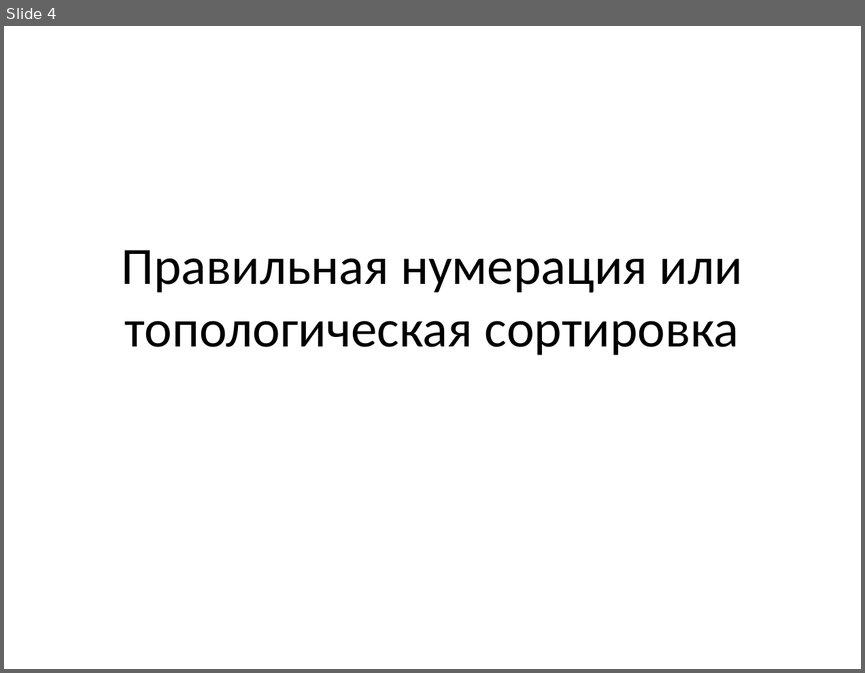
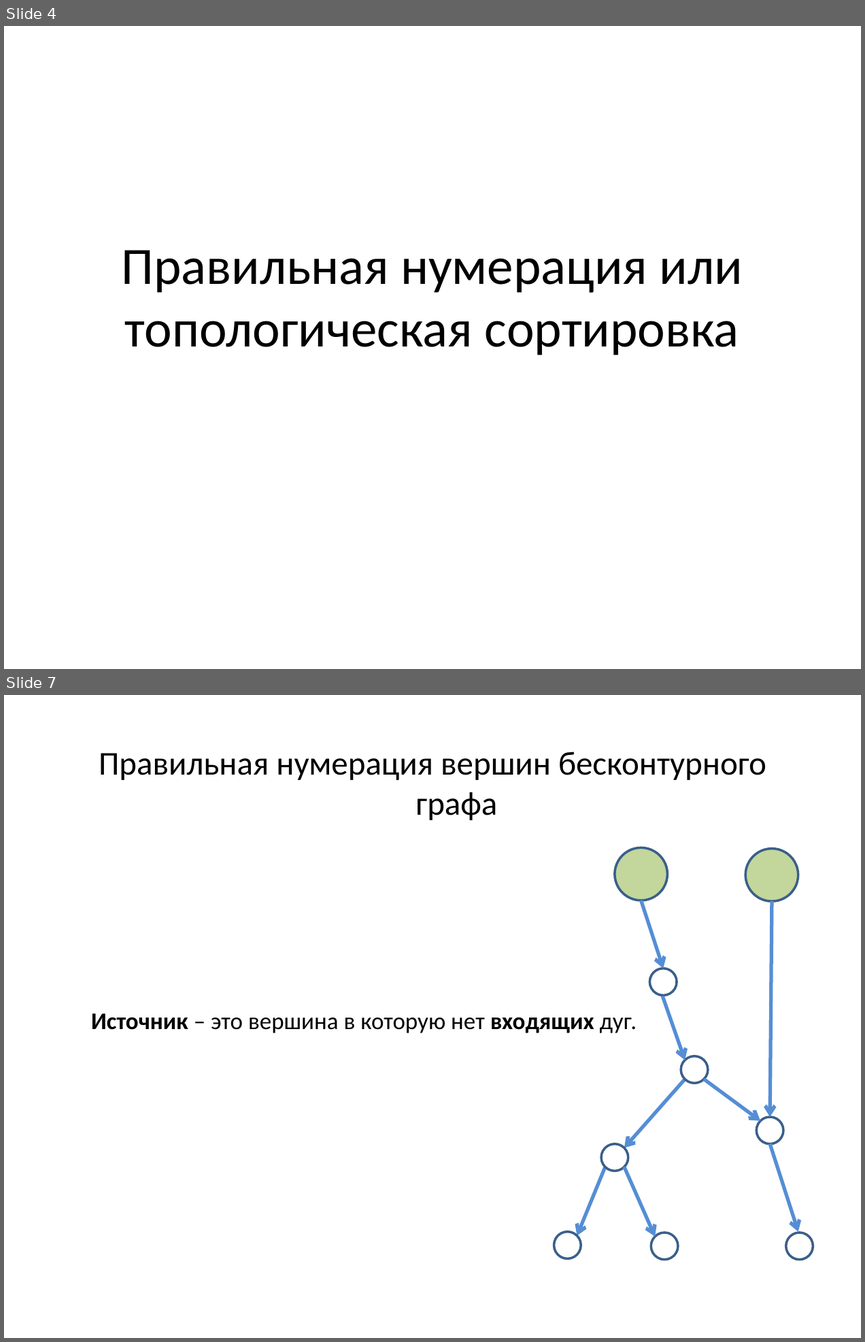
Before and after one commit to SteinbergOB/ANG, a slide deck: Презентации/Лекция 2.pptx. Shown one above the other, each under a label of ours: slide 4 before the commit, slides 4 and 7 after it; the slides between them are not shown. The pictures are 865x673 and 865x1342 pixels, drawn with LibreOffice and Linux fonts; fonts in the diff are those of the drawing. Boxes give left, top, right and bottom in pixels: in the first picture for what was removed or moved away, otherwise in the second. Text is boxed around its words. In the diff, an @@ line names an element or a change of style, - is before the commit and + after.

```diff
--- a/Презентации/Лекция 2.pptx
+++ b/Презентации/Лекция 2.pptx
@@ slide 7 added at (4,695,861,1338), background #FFFFFF @@
@@ text added at (99,751,766,820), 28 pt, text #000000 @@
+Правильная нумерация вершин бесконтурного графа
@@ ellipse added at (615,847,668,900), fill #C3D69B, outline #3A5F8C 2 pt @@
@@ ellipse added at (745,849,798,902), fill #C3D69B, outline #3A5F8C 2 pt @@
@@ arrow added from (640, 900) to (663, 968), #558ED5 3 pt @@
@@ arrow added from (772, 902) to (770, 1117), #558ED5 3 pt @@
@@ ellipse added at (649,968,676,995), fill #FFFFFF, outline #3A5F8C 2 pt @@
@@ arrow added from (662, 996) to (684, 1060), #558ED5 3 pt @@
@@ text added at (91,1013,636,1033), 20 pt, text #000000 @@
+Источник – это вершина в которую нет входящих дуг.
@@ ellipse added at (681,1055,707,1083), fill #FFFFFF, outline #3A5F8C 2 pt @@
@@ arrow added from (684, 1079) to (624, 1147), #558ED5 3 pt @@
@@ arrow added from (704, 1079) to (761, 1121), #558ED5 3 pt @@
@@ ellipse added at (756,1117,783,1143), fill #FFFFFF, outline #3A5F8C 2 pt @@
@@ ellipse added at (601,1144,628,1170), fill #FFFFFF, outline #3A5F8C 2 pt @@
@@ arrow added from (770, 1144) to (798, 1232), #558ED5 3 pt @@
@@ arrow added from (604, 1166) to (577, 1236), #558ED5 3 pt @@
@@ arrow added from (624, 1166) to (655, 1236), #558ED5 3 pt @@
@@ ellipse added at (554,1232,581,1258), fill #FFFFFF, outline #3A5F8C 2 pt @@
@@ ellipse added at (651,1232,677,1259), fill #FFFFFF, outline #3A5F8C 2 pt @@
@@ ellipse added at (785,1232,812,1259), fill #FFFFFF, outline #3A5F8C 2 pt @@
```
Also in this commit, not shown: 17 slides changed, 49 other slides added, 1 slide removed, 1 other file.
